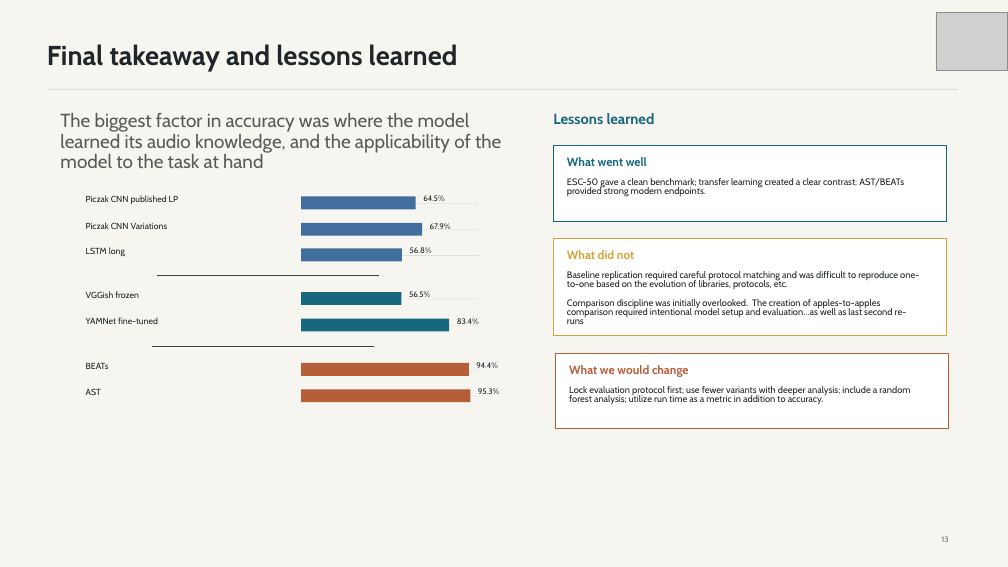
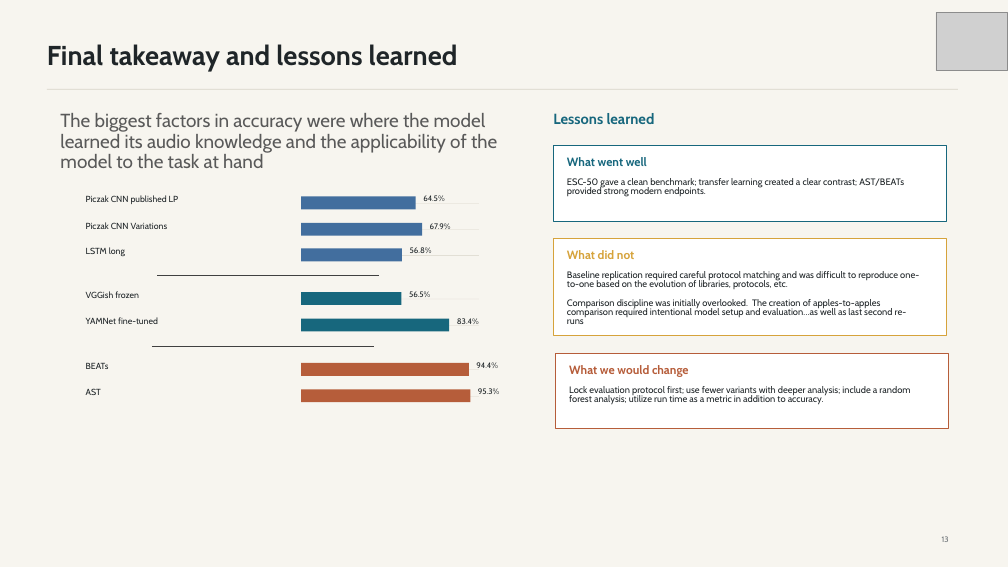
Before and after one commit to JdogLloyd1/DeepLearning5888Project, a slide deck: slide 16 of Docs/Final_Project_Presentation_Draft.pptx. Drawn at 1008x567 pixels with LibreOffice and Linux fonts; fonts in the diff are those of the drawing; grey boxes stand for pictures. Boxes give left, top, right and bottom in pixels: in the first picture for what was removed or moved away, otherwise in the second. Text is boxed around its words. In the diff, an @@ line names an element or a change of style, - is before the commit and + after.

Commit message:
Update final project presentation

```diff
--- a/Docs/Final_Project_Presentation_Draft.pptx
+++ b/Docs/Final_Project_Presentation_Draft.pptx
@@ text at <box>60,113,497,168</box>: text changed @@
-The biggest factor in accuracy was where the model learned its audio knowledge, and the applicability of the model to the task at hand
+The biggest factors in accuracy were where the model learned its audio knowledge and the applicability of the model to the task at hand
```
